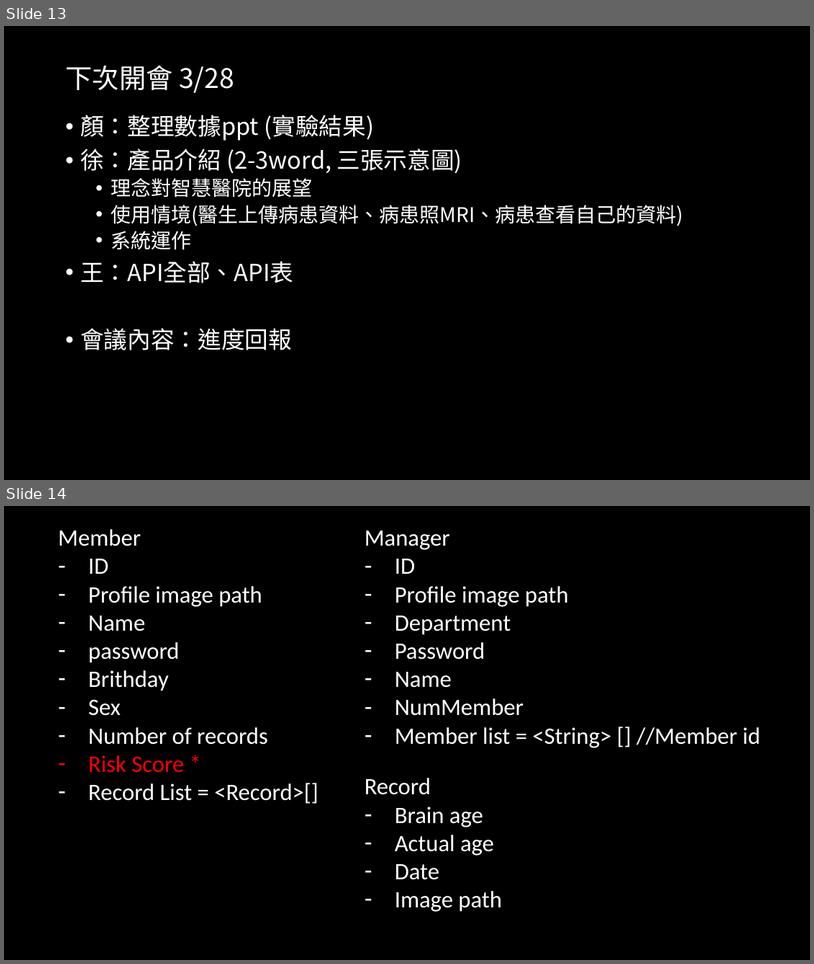
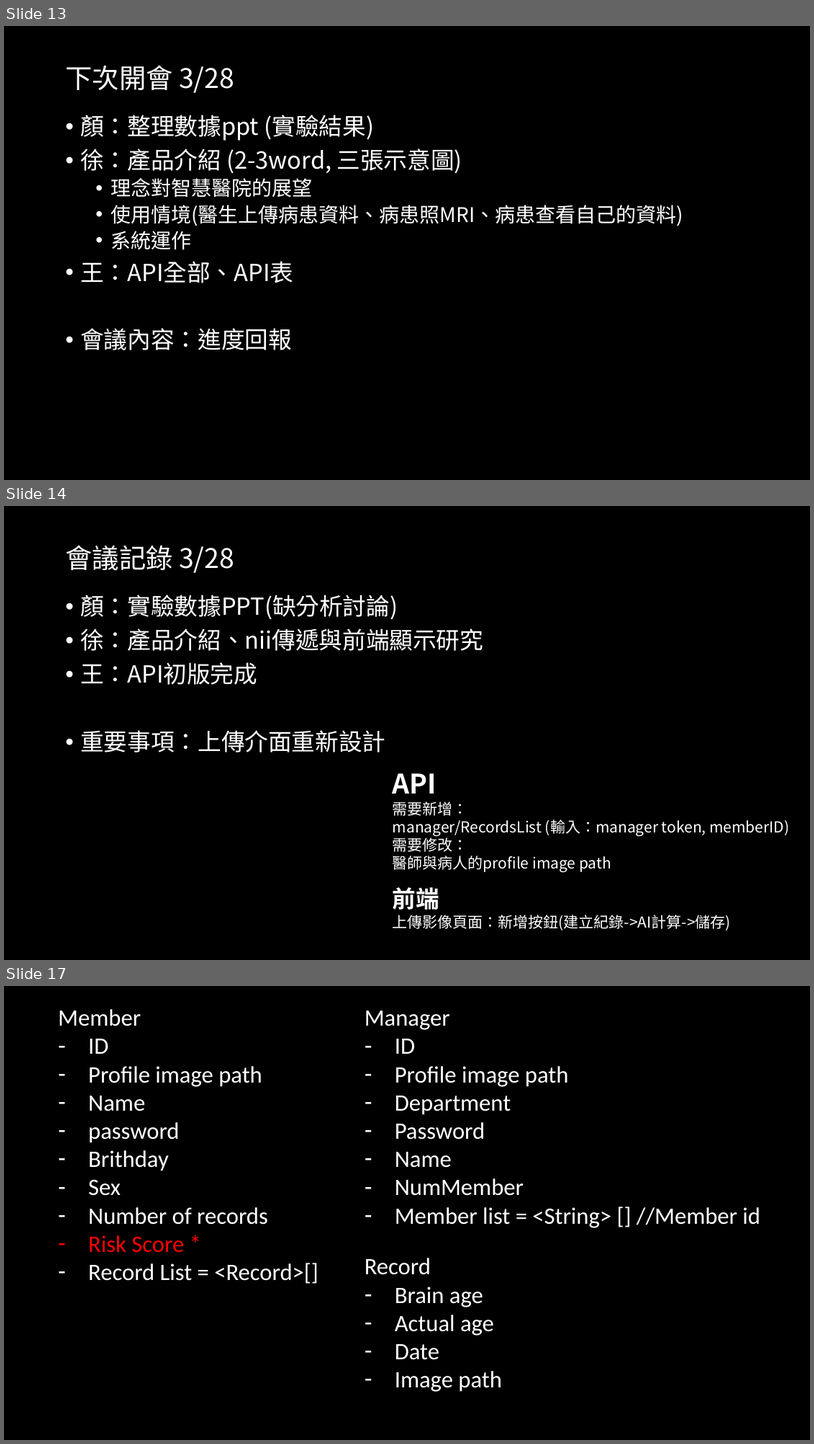
Before and after one commit to 1leo23/Product-packaging, a slide deck: 會議記錄/會議記錄.pptx. Shown one above the other, each under a label of ours: slides 13 and 14 before the commit, slides 13, 14 and 17 after it; the slides between them are not shown. The pictures are 814x964 and 814x1444 pixels, drawn with LibreOffice and Linux fonts; fonts in the diff are those of the drawing. Boxes give left, top, right and bottom in pixels: in the first picture for what was removed or moved away, otherwise in the second. Text is boxed around its words. In the diff, an @@ line names an element or a change of style, - is before the commit and + after.

Commit message:
0328 會議記錄

```diff
--- a/會議記錄/會議記錄.pptx
+++ b/會議記錄/會議記錄.pptx
@@ slide 14 added at [4,506,810,960], background #000000 @@
@@ title added at [65,545,234,573], 32 pt, text #FFFFFF @@
+會議記錄 3/28
@@ text added at [80,595,484,752], 28 pt, text #FFFFFF @@
+• 顏：實驗數據PPT(缺分析討論)
+• 徐：產品介紹、nii傳遞與前端顯示研究
+• 王：API初版完成
+• 重要事項：上傳介面重新設計
@@ text added at [393,773,790,872], 18 pt, text #FFFFFF @@
+API
+需要新增：
+manager/RecordsList (輸入：manager token, memberID)
+需要修改：
+醫師與病人的profile image path
@@ text added at [393,887,731,930], 18 pt, text #FFFFFF @@
+前端
+上傳影像頁面：新增按鈕(建立紀錄->AI計算->儲存)
@@ what was slide 14 is now slide 17 @@
```
Also in this commit, not shown: 2 other slides added.
